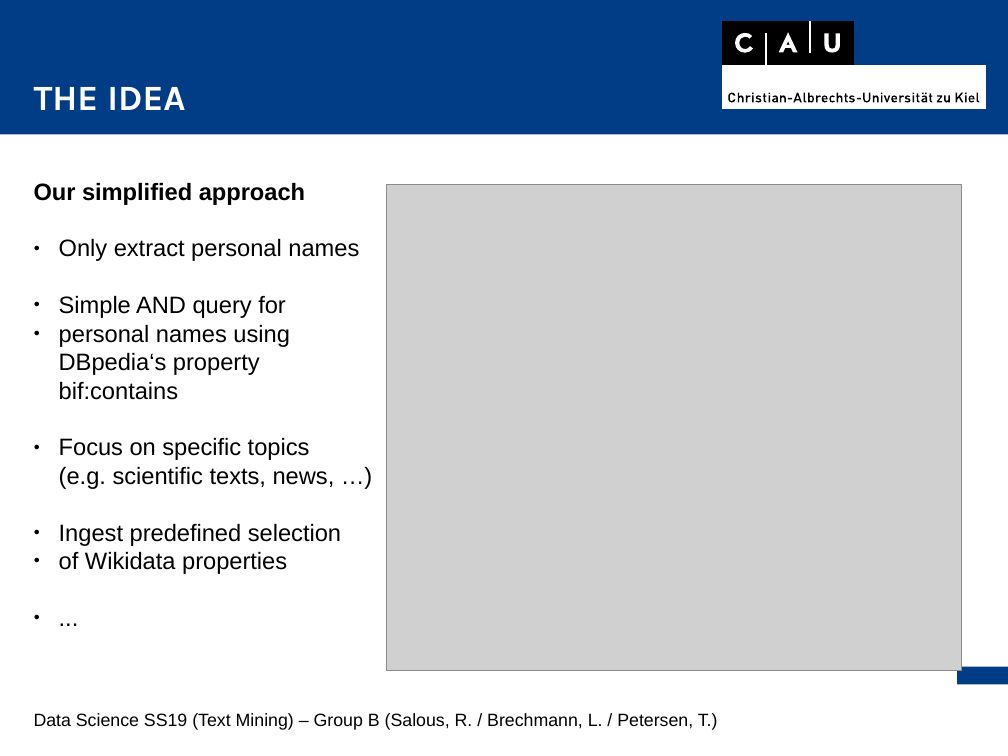
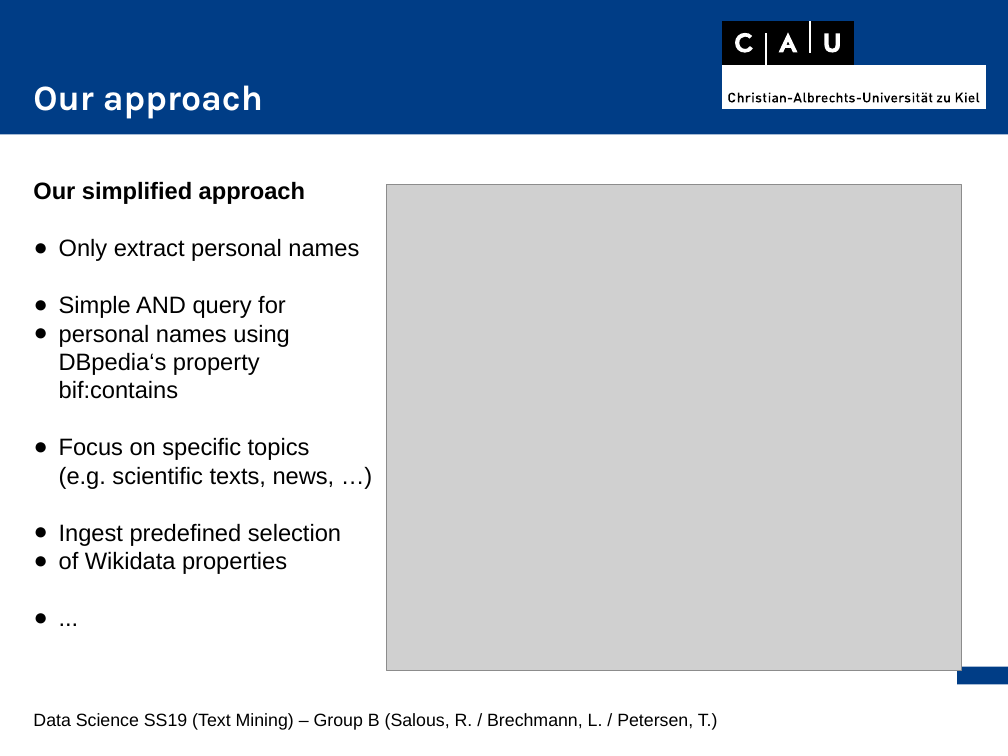
Before and after one commit to thorge/concept-ranking, a slide deck: slide 8 of presentation/pres.odp (slide 6 before the commit). Drawn at 1008x756 pixels with LibreOffice and Linux fonts; fonts in the diff are those of the drawing; grey boxes stand for pictures. Boxes give left, top, right and bottom in pixels: in the first picture for what was removed or moved away, otherwise in the second. Text is boxed around its words. In the diff, an @@ line names an element or a change of style, - is before the commit and + after.

Commit message:
adding slides

```diff
--- a/presentation/pres.odp
+++ b/presentation/pres.odp
@@ 3 frees: place and size @@
-3 frees at (34,87,718,730)
+3 frees at (33,17,974,730)
@@ text in free at (33,85,263,119): text changed @@
-THE IDEA
+Our approach
@@ freeform shape at (729,93,979,102): outline redrawn @@
```
Also in this commit, not shown: 9 other slides changed, 3 slides added, 1 slide removed.
